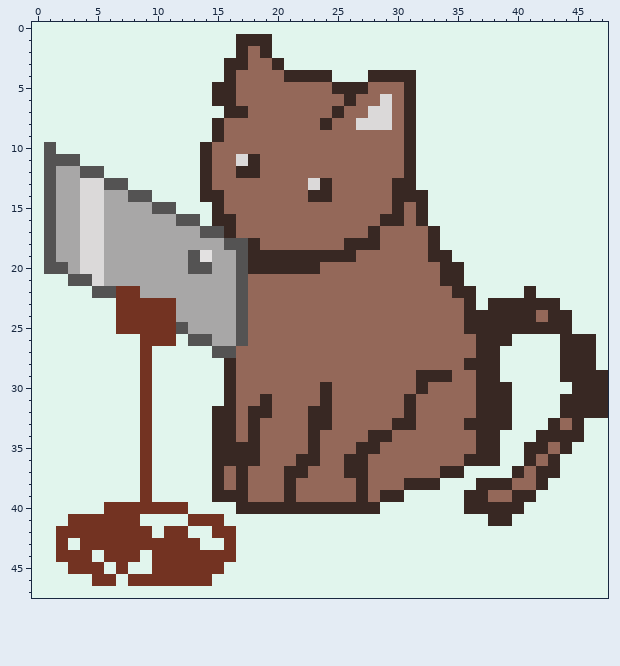
Two versions of one pixel-art sprite, src/2024/book_cat.png. Above is the file before it was changed.
The file is 48x48 pixels. Colours within 5 levels of each other are drawn and written as one.
After:
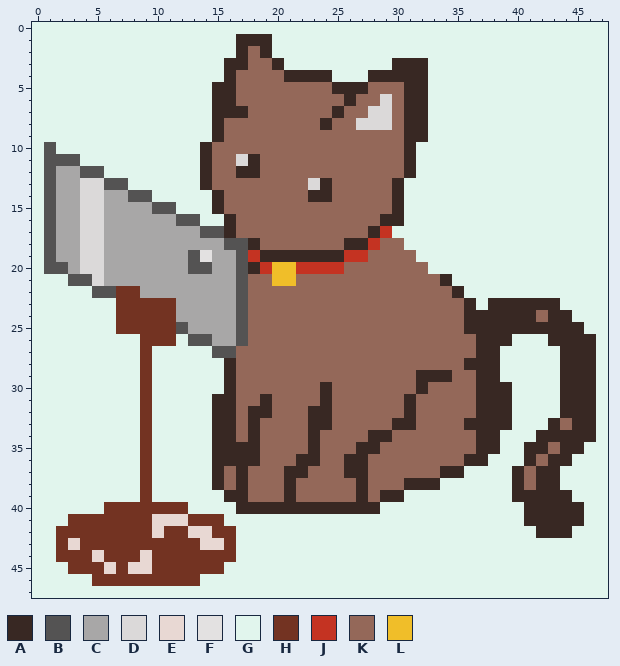
Palette (. is transparent): A #382823  B #545353  C #a8a7a7  D #dbd9d9  E #e8d8d3  F #e3e1e1  G #e1f5ed  H #733322  J #c43322  K #946859  L #f0be29
Changes in this commit:
@@ x 13..34 @@
  2 GGGGAKAGGGGGGGGGGGGGGG
- 3 GGGAAKKAGGGGGGGGGGGGGG
- 4 GGGAKKKKAAAAGGGAAAAGGG
- 5 GGAAKKKKKKKKAAAKKKAGGG
- 6 GGAAKKKKKKKKKAKKDKAGGG
- 7 GGGAAKKKKKKKAKKDDKAGGG
- 8 GGAKKKKKKKKAKKDDDKAGGG
- 9 GGAKKKKKKKKKKKKKKKAGGG
+ 3 GGGAAKKAGGGGGGGGGAAAGG
+ 4 GGGAKKKKAAAAGGGAAAAAGG
+ 5 GGAAKKKKKKKKAAAKKKAAGG
+ 6 GGAAKKKKKKKKKAKKDKAAGG
+ 7 GGAAAKKKKKKKAKKDDKAAGG
+ 8 GGAKKKKKKKKAKKDDDKAAGG
+ 9 GGAKKKKKKKKKKKKKKKAAGG
 10 GAKKKKKKKKKKKKKKKKAGGG
@@ x 0..47 @@
 12 GBCCBBGGGGGGGGAKKAAKKKKKKKKKKKKAGGGGGGGGGGGGGGGG
-13 GBCCDDBBGGGGGGAKKKKKKKKDAKKKKKAAGGGGGGGGGGGGGGGG
-14 GBCCDDCCBBGGGGAAKKKKKKKAAKKKKKAAAGGGGGGGGGGGGGGG
-15 GBCCDDCCCCBBGGGAKKKKKKKKKKKKKKAKAGGGGGGGGGGGGGGG
-16 GBCCDDCCCCCCBBGAAKKKKKKKKKKKKAAKAGGGGGGGGGGGGGGG
-17 GBCCDDCCCCCCCCBBAKKKKKKKKKKKAKKKKAGGGGGGGGGGGGGG
-18 GBCCDDCCCCCCCCCCBBAKKKKKKKAAAKKKKAGGGGGGGGGGGGGG
-19 GBCCDDCCCCCCCBFCCBAAAAAAAAAKKKKKKAAGGGGGGGGGGGGG
-20 GBBCDDCCCCCCCBBCCBAAAAAAKKKKKKKKKKAAGGGGGGGGGGGG
-21 GGGBBDCCCCCCCCCCCBKKKKKKKKKKKKKKKKAAGGGGGGGGGGGG
-22 GGGGGBBHHCCCCCCCCBKKKKKKKKKKKKKKKKKAAGGGGAGGGGGG
+13 GBCCDDBBGGGGGGAKKKKKKKKDAKKKKKAGGGGGGGGGGGGGGGGG
+14 GBCCDDCCBBGGGGGAKKKKKKKAAKKKKKAGGGGGGGGGGGGGGGGG
+15 GBCCDDCCCCBBGGGAKKKKKKKKKKKKKKAGGGGGGGGGGGGGGGGG
+16 GBCCDDCCCCCCBBGGAKKKKKKKKKKKKAAGGGGGGGGGGGGGGGGG
+17 GBCCDDCCCCCCCCBBAKKKKKKKKKKKAJGGGGGGGGGGGGGGGGGG
+18 GBCCDDCCCCCCCCCCBBAKKKKKKKAAJKKGGGGGGGGGGGGGGGGG
+19 GBCCDDCCCCCCCBFCCBJAAAAAAAJJKKKKGGGGGGGGGGGGGGGG
+20 GBBCDDCCCCCCCBBCCBAJLLJJJJKKKKKKKGGGGGGGGGGGGGGG
+21 GGGBBDCCCCCCCCCCCBKKLLKKKKKKKKKKKKAGGGGGGGGGGGGG
+22 GGGGGBBHHCCCCCCCCBKKKKKKKKKKKKKKKKKAGGGGGGGGGGGG
 23 GGGGGGGHHHHHCCCCCBKKKKKKKKKKKKKKKKKKAGAAAAAAGGGG
 24 GGGGGGGHHHHHCCCCCBKKKKKKKKKKKKKKKKKKAAAAAAKAAGGG
-25 GGGGGGGHHHHHBCCCCBKKKKKKKKKKKKKKKKKKAAAAAAAAAGGG
-26 GGGGGGGGGHHHGBBCCBKKKKKKKKKKKKKKKKKKKAAAGGGGAAAG
+25 GGGGGGGHHHHHBCCCCBKKKKKKKKKKKKKKKKKKAAAAAAAAAAGG
+26 GGGGGGGGGHHHGBBCCBKKKKKKKKKKKKKKKKKKKAAAGGGAAAAG
 27 GGGGGGGGGHGGGGGBBKKKKKKKKKKKKKKKKKKKKAAGGGGGAAAG
 28 GGGGGGGGGHGGGGGGAKKKKKKKKKKKKKKKKKKKAAAGGGGGAAAG
-29 GGGGGGGGGHGGGGGGAKKKKKKKKKKKKKKKAAAKKAAGGGGGAAAA
-30 GGGGGGGGGHGGGGGGAKKKKKKKAKKKKKKKAKKKKAAAGGGGGAAA
-31 GGGGGGGGGHGGGGGGAKKAKKKKAKKKKKKAKKKKKAAAGGGGAAAA
-32 GGGGGGGGGHGGGGGAAKAAKKKAAKKKKKKAKKKKKAAAGGGGAAAA
-33 GGGGGGGGGHGGGGGAAKAKKKKAAKKKKKAAKKKKAAAAGGGAKAGG
-34 GGGGGGGGGHGGGGGAAKAKKKKAKKKKAAKKKKKKKAAGGGAAAAGG
-35 GGGGGGGGGHGGGGGAAAAKKKKAKKKAAKKKKKKKKAAGGAAKAGGG
-36 GGGGGGGGGHGGGGGAAAAKKKAAKKAAKKKKKKKKAAAGGAKAGGGG
+29 GGGGGGGGGHGGGGGGAKKKKKKKKKKKKKKKAAAKKAAGGGGGAAAG
+30 GGGGGGGGGHGGGGGGAKKKKKKKAKKKKKKKAKKKKAAAGGGGAAAG
+31 GGGGGGGGGHGGGGGAAKKAKKKKAKKKKKKAKKKKKAAAGGGGAAAG
+32 GGGGGGGGGHGGGGGAAKAAKKKAAKKKKKKAKKKKKAAAGGGGAAAG
+33 GGGGGGGGGHGGGGGAAKAKKKKAAKKKKKAAKKKKAAAAGGGAKAAG
+34 GGGGGGGGGHGGGGGAAKAKKKKAKKKKAAKKKKKKKAAGGGAAAAAG
+35 GGGGGGGGGHGGGGGAAAAKKKKAKKKAAKKKKKKKKAAGGAAKAAGG
+36 GGGGGGGGGHGGGGGAAAAKKKAAKKAAKKKKKKKKAAGGGAKAAGGG
 37 GGGGGGGGGHGGGGGAKAKKKAAKKKAAKKKKKKAAGGGGAKAAGGGG
-38 GGGGGGGGGHGGGGGAKAKKKAKKKKKAKKKAAAGGGAAAKKAGGGGG
-39 GGGGGGGGGHGGGGGAAAKKKAKKKKKAKAAGGGGGAAKKAAGGGGGG
-40 GGGGGGHHHHHHHGGGGAAAAAAAAAAAAGGGGGGGAAAAAGGGGGGG
-41 GGGHHHHHHGGGGHHHGGGGGGGGGGGGGGGGGGGGGGAAGGGGGGGG
-42 GGHHHHHHHHGHHGGHHGGGGGGGGGGGGGGGGGGGGGGGGGGGGGGG
-43 GGHGHHHHHHHHHHGGHGGGGGGGGGGGGGGGGGGGGGGGGGGGGGGG
-44 GGHHHGHHHGHHHHHHHGGGGGGGGGGGGGGGGGGGGGGGGGGGGGGG
-45 GGGHHHGHGGHHHHHHGGGGGGGGGGGGGGGGGGGGGGGGGGGGGGGG
-46 GGGGGHHGHHHHHHHGGGGGGGGGGGGGGGGGGGGGGGGGGGGGGGGG
+38 GGGGGGGGGHGGGGGAKAKKKAKKKKKAKKKAAAGGGGGGAKAAGGGG
+39 GGGGGGGGGHGGGGGGAAKKKAKKKKKAKAAGGGGGGGGGAAAAAGGG
+40 GGGGGGHHHHHHHGGGGAAAAAAAAAAAAGGGGGGGGGGGGAAAAAGG
+41 GGGHHHHHHHEEEHHHGGGGGGGGGGGGGGGGGGGGGGGGGAAAAAGG
+42 GGHHHHHHHHEHHEEHHGGGGGGGGGGGGGGGGGGGGGGGGGAAAGGG
+43 GGHEHHHHHHHHHHEEHGGGGGGGGGGGGGGGGGGGGGGGGGGGGGGG
+44 GGHHHEHHHEHHHHHHHGGGGGGGGGGGGGGGGGGGGGGGGGGGGGGG
+45 GGGHHHEHEEHHHHHHGGGGGGGGGGGGGGGGGGGGGGGGGGGGGGGG
+46 GGGGGHHHHHHHHHGGGGGGGGGGGGGGGGGGGGGGGGGGGGGGGGGG
 47 GGGGGGGGGGGGGGGGGGGGGGGGGGGGGGGGGGGGGGGGGGGGGGGG
